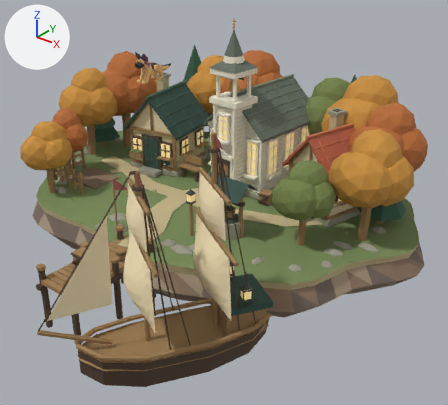
Renders of the Blender file assets-source/alderwick-island.blend from each side of a commit.
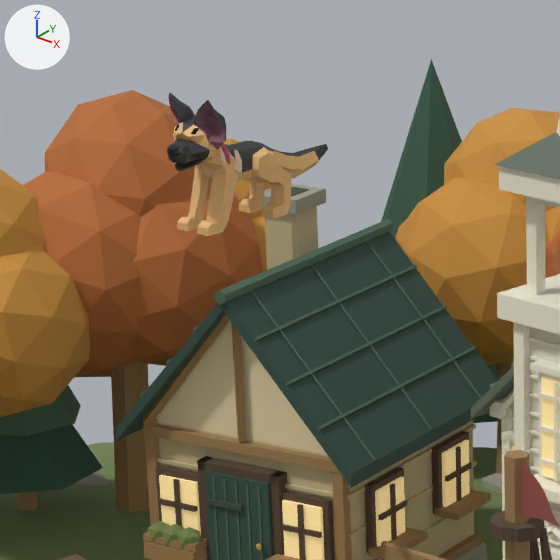
There are two pictures of each version: one whole from a 50 mm lens placed at (10.28, -12.46, 7.3), pointed at (1.35, -1.3, 0.38), one close up on the part from 22% to 50% of the width and 8% to 39% of the height. Arrows for +X, +Y and +Z are at upper left; the lights stay in place. The last two pictures show the newer version.

Objects in the first close-up: 'Alder crown.001', 'Alder crown.002', 'Alder crown.003', 'Alder crown.005', 'Alder crown.014', 'Evergreen canopy.002', 'Evergreen canopy.012', 'Fisher cottage | Entry side wall.001', 'Fisher cottage | Plaster gables', 'Fisher cottage | Steep roof.001', 'KhloeCube_0', 'KhloeCube_1', 'KhloeCube_2', 'KhloeCube_3', 'KhloeCube_4', 'KhloeEyeSocketLeft', 'KhloeEyeSocketRight', 'KhloePinkCollar', 'Meadow' and 112 more.
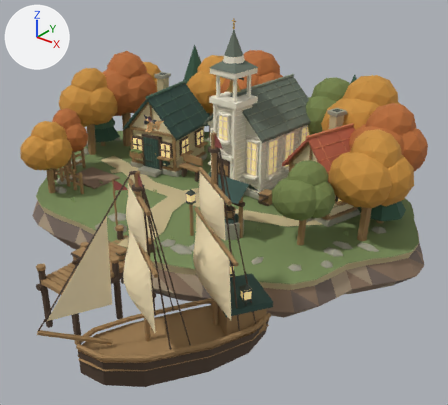
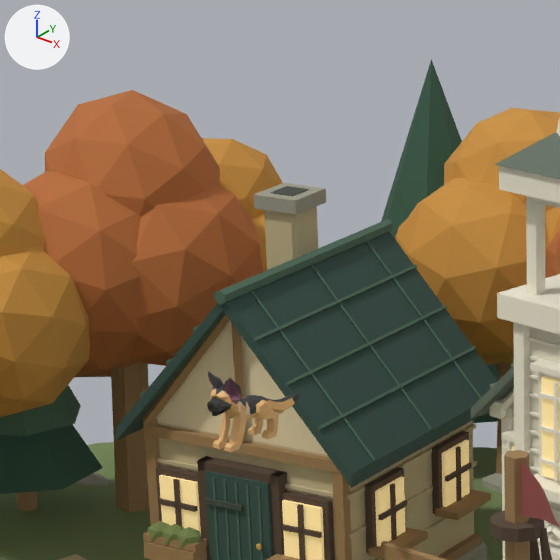
Where the change shows, as pixel boxes (x1, y1, x2, y2) in the close-ups (560 x 560 px):
```json
{"object": "KhloeCube_0", "change": "moved, rescaled", "before": [173, 122, 319, 236], "after": [211, 389, 295, 452], "on screen": "42% narrower, 44% shorter"}
{"object": "KhloeCube_2", "change": "moved, rescaled", "before": [167, 93, 328, 172], "after": [207, 372, 300, 416], "on screen": "42% narrower, 44% shorter"}
{"object": "KhloeCube_3", "change": "moved, rescaled", "before": [168, 94, 225, 150], "after": [208, 372, 240, 404], "on screen": "43% narrower, 42% shorter"}
{"object": "KhloeCube_4", "change": "moved, rescaled", "before": [205, 150, 316, 183], "after": [229, 401, 293, 419], "on screen": "42% narrower, 44% shorter"}
{"object": "KhloeCube_1", "change": "moved, rescaled", "before": [167, 145, 181, 158], "after": [207, 402, 215, 409], "on screen": "40% narrower, 43% shorter"}
{"object": "KhloePinkCollar", "change": "deleted", "before": [222, 143, 230, 165], "on screen": "mostly hidden"}
{"object": "KhloeEyeSocketRight", "change": "deleted", "before": [191, 128, 199, 134]}
{"object": "KhloeEyeSocketLeft", "change": "deleted", "before": [175, 125, 179, 131]}
{"object": "Alder crown.011", "change": "unchanged, uncovered by the edit", "before": [224, 139, 271, 219], "after": [202, 138, 283, 219]}
```

The change, as JSON lines over the scene's bpy script:
```json
{"op": "remove", "block": "ob_khloepinkcollar", "code": ["ob_khloepinkcollar = bpy.data.objects.new('KhloePinkCollar', me_torus)", "ob_khloepinkcollar.location = (-0.74, -1.77, 0.024)", "ob_khloepinkcollar.rotation_euler = (-1.571, 0.0, 0.0)  # degrees (-90, 0, 0)", "ob_khloepinkcollar.scale = (0.474, 0.474, 0.474)"]}
{"op": "remove", "block": "ob_khloeeyesocketright", "code": ["ob_khloeeyesocketright = bpy.data.objects.new('KhloeEyeSocketRight', me_khloefittedeyemesh_001)", "ob_khloeeyesocketright.location = (-0.74, -1.77, 0.024)", "ob_khloeeyesocketright.rotation_euler = (-1.571, 0.0, 0.0)  # degrees (-90, 0, 0)", "ob_khloeeyesocketright.scale = (0.474, 0.474, 0.474)"]}
{"op": "remove", "block": "ob_khloeeyesocketleft", "code": ["ob_khloeeyesocketleft = bpy.data.objects.new('KhloeEyeSocketLeft', me_khloefittedeyemesh)", "ob_khloeeyesocketleft.location = (-0.74, -1.77, 0.024)", "ob_khloeeyesocketleft.rotation_euler = (-1.571, 0.0, 0.0)  # degrees (-90, 0, 0)", "ob_khloeeyesocketleft.scale = (0.474, 0.474, 0.474)"]}
{"op": "set", "path": "ob_khloecube_4.location", "old": "(-0.74, -1.77, 0.024)", "new": "(-0.74, -1.722, 0.014)"}
{"op": "set", "path": "ob_khloecube_4.scale", "old": "(0.474, 0.474, 0.474)", "new": "(0.284, 0.284, 0.284)"}
{"op": "set", "path": "ob_khloecube_3.location", "old": "(-0.74, -1.77, 0.024)", "new": "(-0.74, -1.722, 0.014)"}
{"op": "set", "path": "ob_khloecube_3.scale", "old": "(0.474, 0.474, 0.474)", "new": "(0.284, 0.284, 0.284)"}
{"op": "set", "path": "ob_khloecube_2.location", "old": "(-0.74, -1.77, 0.024)", "new": "(-0.74, -1.722, 0.014)"}
{"op": "set", "path": "ob_khloecube_2.scale", "old": "(0.474, 0.474, 0.474)", "new": "(0.284, 0.284, 0.284)"}
{"op": "set", "path": "ob_khloecube_1.location", "old": "(-0.74, -1.77, 0.024)", "new": "(-0.74, -1.722, 0.014)"}
{"op": "set", "path": "ob_khloecube_1.scale", "old": "(0.474, 0.474, 0.474)", "new": "(0.284, 0.284, 0.284)"}
{"op": "set", "path": "ob_khloecube_0.location", "old": "(-0.74, -1.77, 0.024)", "new": "(-0.74, -1.722, 0.014)"}
{"op": "set", "path": "ob_khloecube_0.scale", "old": "(0.474, 0.474, 0.474)", "new": "(0.284, 0.284, 0.284)"}
```
